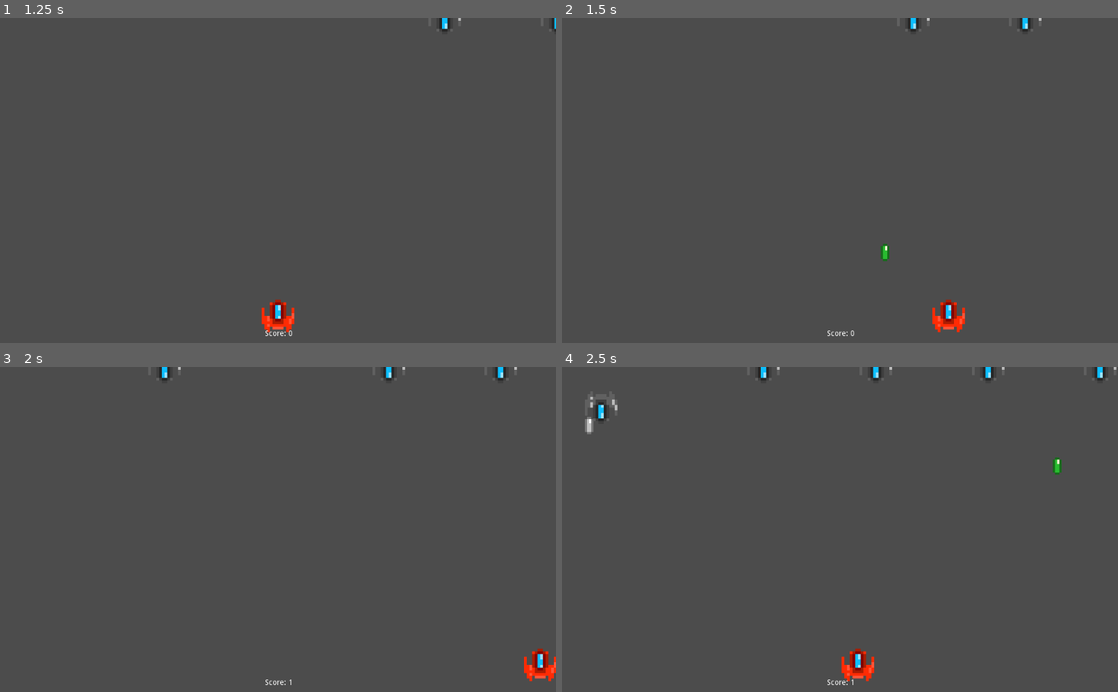
Above: before the commit, frames 1-4 (two rows, left to right).
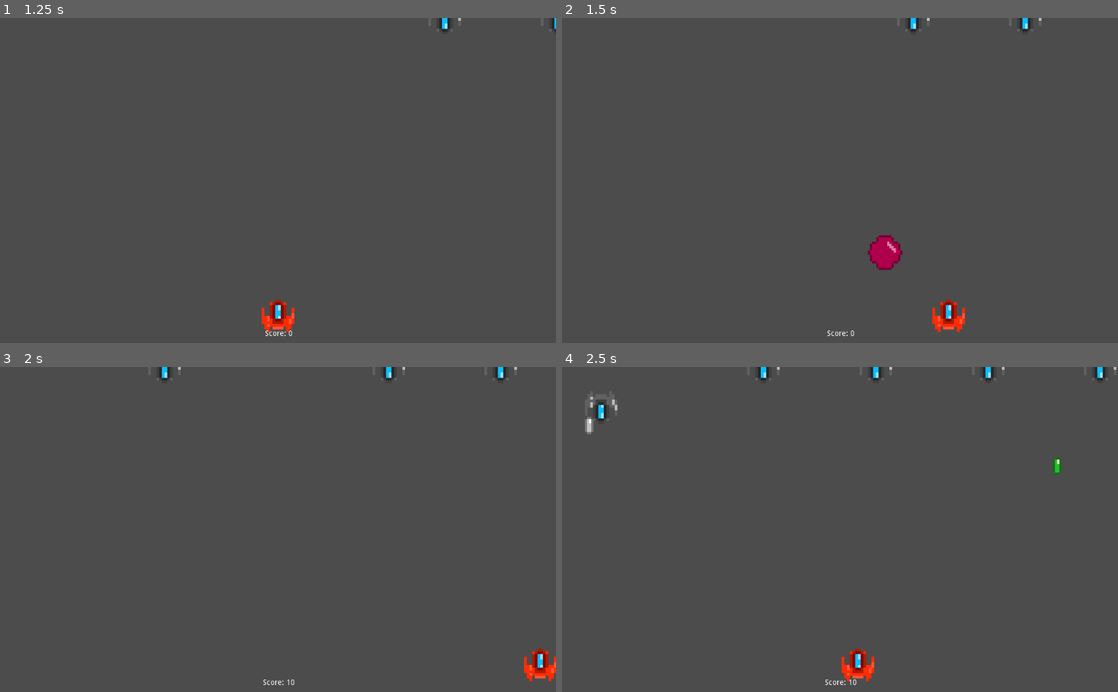
Above: after the commit, the same moments.

Repository: PandorasGit/LudumDare51Submission
Game: Godot game, scene res://MainMenu/MainMenu.tscn
Same seed, same stepped clock (60 frames per second), same inputs: the game is played once before the commit and once after it.
Inputs:
- Up to frame 1 (1.25 s): click "Start Game" at 0.5 s
- Up to frame 2 (1.5 s): hold D (move_right) from 1.28 s (still down); tap Space (shoot) at 1.35 s
- Up to frame 3 (2 s): keep holding D (move_right)
- Up to frame 4 (2.5 s): release D (move_right) at 2.03 s; hold A (move_left) from 2.03 s (still down); tap Space (shoot) at 2.1 s

Frame 1 is identical in both runs. In frame 2, 0.5% of the frame differs, in the area x 55-62%, y 66-78%; in frame 3, less than 0.1%; in frame 4, less than 0.1%.

Commit message:
Add super attack

Diff:
--- a/project/BulletSpawner/BulletSpawner.gd
+++ b/project/BulletSpawner/BulletSpawner.gd
@@ -12,6 +12,7 @@
 
 onready var _default_bullet := load("res://Bullets/Bullet.tscn")
 onready var _friendly_bullet := load("res://Bullets/FriendlyBullet/FriendlyBullet.tscn")
+onready var _super_bullet := load("res://Bullets/SuperBullet/SuperBullet.tscn")
 
 
 func _set_player(value: KinematicBody2D) -> void:
@@ -22,18 +23,28 @@
 
 # The Z component is Used to store the id of the bullet
 func spawn_bullet(fired_from: Vector3) -> void:
-	if fired_from.z > 0:
-		var friendly_bullet = _friendly_bullet.instance()
-		add_child(friendly_bullet)
-		friendly_bullet.position = Vector2(fired_from.x, fired_from.y)
-		friendly_bullet.startTimer()
-		friendly_bullet.connect("collided", self, "_on_friendly_bullet_collided")
+	if fired_from.z == 2:
+		var new_position = Vector2(fired_from.x, fired_from.y)
+		var new_bullet = _make_new_bullet(_super_bullet.instance(), new_position)
+		new_bullet.connect("collided", self, "_on_super_bullet_collided")
+
+	elif fired_from.z == 1:
+		var new_position = Vector2(fired_from.x, fired_from.y)
+		var new_bullet = _make_new_bullet(_friendly_bullet.instance(), new_position)
+		new_bullet.connect("collided", self, "_on_friendly_bullet_collided")
 
 	else:
-		var default_bullet = _default_bullet.instance()
-		add_child(default_bullet)
-		default_bullet.position = Vector2(fired_from.x, fired_from.y)
-		default_bullet.connect("collided", self, "_on_default_bullet_collided")
+		var new_position = Vector2(fired_from.x, fired_from.y)
+		var new_bullet = _make_new_bullet(_default_bullet.instance(), new_position)
+		new_bullet.connect("collided", self, "_on_default_bullet_collided")
+
+
+#The Vector2 is passed from the X and y components of the Vector3 used in the spawn bullet function
+func _make_new_bullet(new_bullet: Bullet, fired_from: Vector2) -> Bullet:
+	add_child(new_bullet)
+	new_bullet.position = fired_from
+	new_bullet.startTimer()
+	return new_bullet
 
 
 func _on_default_bullet_collided(_name: String) -> void:
@@ -44,3 +55,9 @@
 	emit_signal("enemy_killed", _name)
 	_score += 1
 	emit_signal("score_updated", _score)
+
+
+func _on_super_bullet_collided(_name: String) -> void:
+	emit_signal("enemy_killed", _name)
+	_score += 10
+	emit_signal("score_updated", _score)
--- /dev/null
+++ b/project/Bullets/SuperBullet/SuperBullet.gd
@@ -0,0 +1,6 @@
+extends Bullet
+
+func _ready() -> void:
+	_id = 2
+	_texture = load("res://Bullets/SuperBullet/SuperBullet.png")
+	_sprite.texture = _texture
--- /dev/null
+++ b/project/Bullets/SuperBullet/SuperBullet.tscn
@@ -0,0 +1,20 @@
+[gd_scene load_steps=3 format=2]
+
+[ext_resource path="res://Bullets/SuperBullet/SuperBullet.gd" type="Script" id=1]
+
+[sub_resource type="CircleShape2D" id=1]
+radius = 8.00391
+
+[node name="SuperBullet" type="KinematicBody2D"]
+scale = Vector2( 4, 4 )
+collision_layer = 8
+collision_mask = 2
+script = ExtResource( 1 )
+_direction_fired = Vector2( 0, -1 )
+
+[node name="Sprite" type="Sprite" parent="."]
+
+[node name="CollisionShape2D" type="CollisionShape2D" parent="."]
+shape = SubResource( 1 )
+
+[node name="DespawnTimer" type="Timer" parent="."]
--- a/project/Enemy/Enemy.gd
+++ b/project/Enemy/Enemy.gd
@@ -23,7 +23,7 @@
 	if not _has_fired:
 		_has_fired = true
 		_reload_timer.start(rand_range(0.6, 3))
-		emit_signal("fired", 0, self)
+		emit_signal("fired", 0, position)
 
 
 func _on_killed(_name: String) -> void:
--- a/project/EnemySpawner/EnemySpawner.gd
+++ b/project/EnemySpawner/EnemySpawner.gd
@@ -8,7 +8,7 @@
 onready var _enemy := load("res://Enemy/Enemy.tscn")
 
 
-func _ready():
+func _ready() -> void:
 # warning-ignore:return_value_discarded
 	_respawn_timer.connect("timeout", self, "_on_RespawnTimer_timeout")
 	_respawn_timer.start()
--- a/project/MainMenu/MainMenu.gd
+++ b/project/MainMenu/MainMenu.gd
@@ -4,5 +4,6 @@
 onready var _world := preload("res://World/World.tscn")
 
 
-func _on_StartButton_pressed():
+func _on_StartButton_pressed() -> void:
+# warning-ignore:return_value_discarded
 	get_tree().change_scene_to(_world)
--- a/project/Player/Player.gd
+++ b/project/Player/Player.gd
@@ -6,11 +6,14 @@
 
 var _velocity := Vector2.ZERO
 var _speed := 1000
-var _bullet_id := 1
+var _normal_bullet_id := 1
+var _super_bullet_id := 2
 var _has_fired := false
+var _has_supered := false
 
 
 onready var _reload_timer := find_node("ReloadTimer")
+onready var _super_timer := find_node("SuperTimer")
 
 
 func _ready() -> void:
@@ -21,11 +24,27 @@
 func _physics_process(_delta: float) -> void:
 	var x_movement := _get_x_input()
 	_velocity = move_and_slide(Vector2(x_movement, 0) * _speed, Vector2.UP)
+	_shoot()
 
+
+func _shoot() -> void:
 	if Input.is_action_just_pressed("shoot") and not _has_fired:
-		emit_signal("fired", _bullet_id, self)
-		_has_fired = true
-		_reload_timer.start()
+		if not _has_supered:
+			_shoot_super()
+		else:
+			_shoot_normal()
+
+
+func _shoot_normal() -> void:
+	emit_signal("fired", _normal_bullet_id, position)
+	_has_fired = true
+	_reload_timer.start()
+
+
+func _shoot_super():
+	emit_signal("fired", _super_bullet_id, position)
+	_has_supered = true
+	_super_timer.start()
 
 
 func _get_x_input() -> float:
--- a/project/Player/Player.tscn
+++ b/project/Player/Player.tscn
@@ -19,3 +19,6 @@
 
 [node name="ReloadTimer" type="Timer" parent="."]
 wait_time = 0.3
+
+[node name="SuperTimer" type="Timer" parent="."]
+wait_time = 10.0
--- a/project/World/World.gd
+++ b/project/World/World.gd
@@ -19,17 +19,17 @@
 	_hud.connect("restart", self, "_on_restart")
 
 
-func _on_fired(id: int, fired_from: KinematicBody2D) -> void:
-	var spawn_location := fired_from.position
-	_bullet_spawner.spawn_bullet(Vector3(spawn_location.x, spawn_location.y, id))
+
+func _on_fired(id: int, fired_from: Vector2) -> void:
+	_bullet_spawner.spawn_bullet(Vector3(fired_from.x, fired_from.y, id))
 
 
-func _on_spawned(enemy):
+func _on_spawned(enemy) -> void:
 	# warning-ignore:return_value_discarded
 	_bullet_spawner.connect("enemy_killed", enemy, "_on_killed")
 	enemy.connect("fired", self, "_on_fired")
 
 
-func _on_restart():
+func _on_restart() -> void:
 	# warning-ignore:return_value_discarded
 	get_tree().change_scene_to(_main_menu)
Binary file added: project/Bullets/SuperBullet/SuperBullet.png
Not shown, added: project/Bullets/SuperBullet/SuperBullet.png.import
Not shown, changed: README.md
